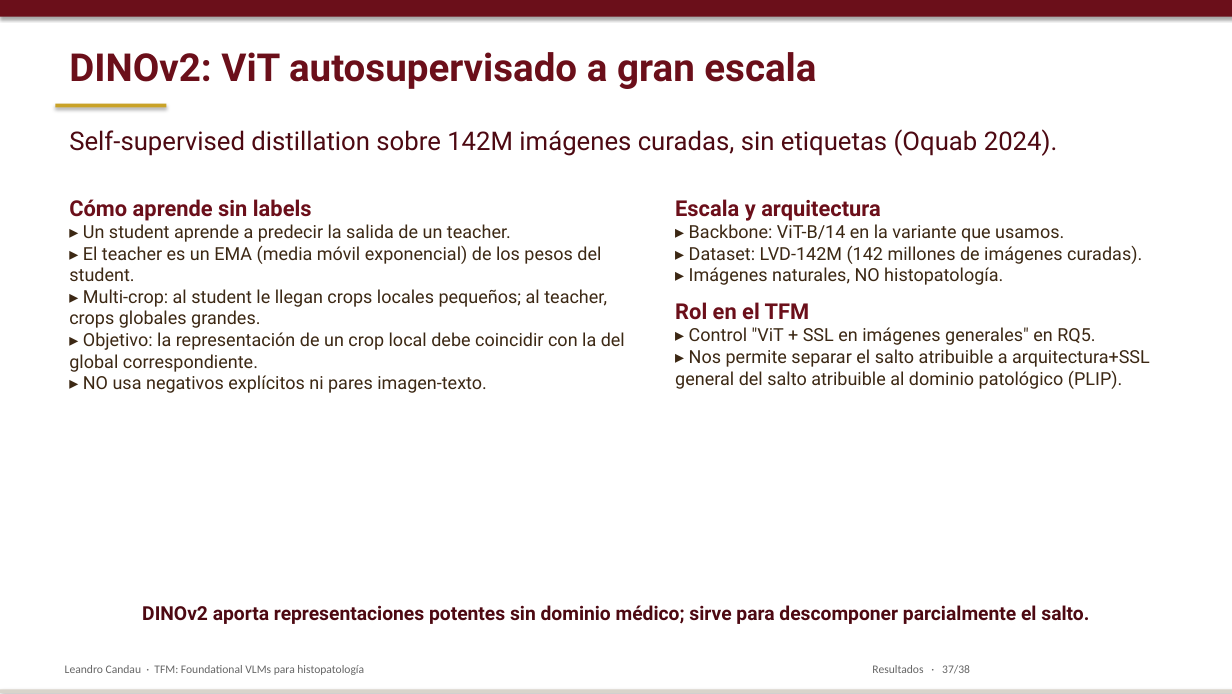
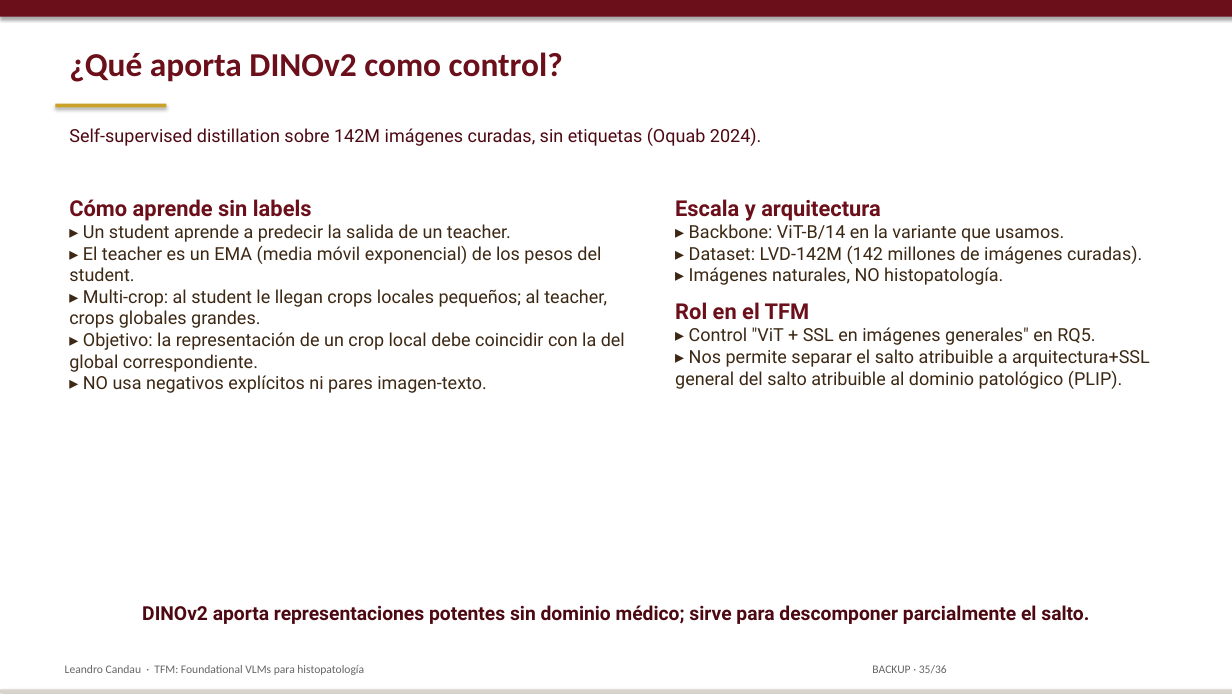
Before and after one commit to lcandau/histopathology-clip-lab, a slide deck: slide 35 of report/TFM_defense.pptx (slide 37 before the commit). Drawn at 1232x694 pixels with LibreOffice and Linux fonts; fonts in the diff are those of the drawing. Boxes give left, top, right and bottom in pixels: in the first picture for what was removed or moved away, otherwise in the second. Text is boxed around its words. In the diff, an @@ line names an element or a change of style, - is before the commit and + after.

```diff
--- a/report/TFM_defense.pptx
+++ b/report/TFM_defense.pptx
@@ text at <box>69,52,563,82</box>: text changed; size 30 to 26 pt; font Roboto to Calibri @@
-DINOv2: ViT autosupervisado a gran escala
+¿Qué aporta DINOv2 como control?
@@ text "Self-supervised distillation sobre 142M imágenes ..." at <box>69,128,762,146</box>: size 20 to 14 pt @@
@@ text at <box>872,665,947,673</box>: text changed @@
-Resultados · 37/38
+BACKUP · 35/36
```
Also in this commit, not shown: 28 other slides changed, 1 slide added, 3 slides removed.
